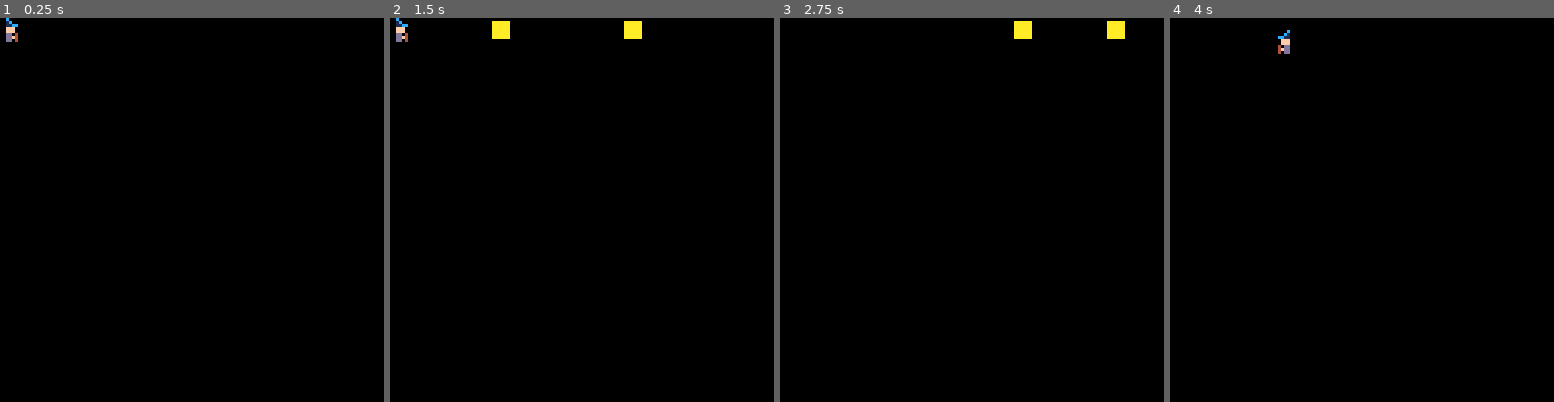
Above: before the commit, frames 1-4 (left to right).
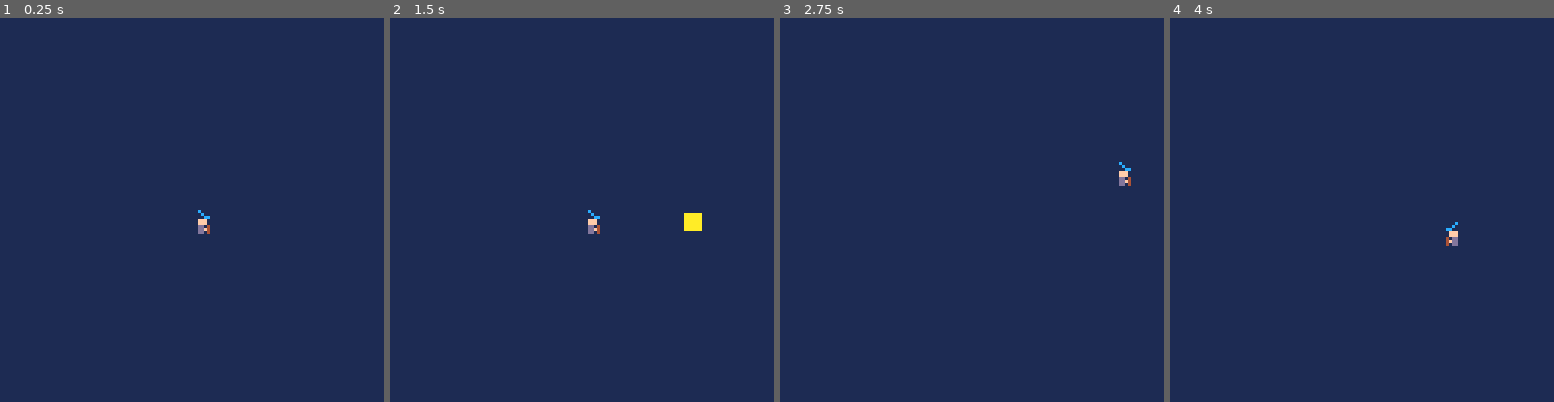
Above: after the commit, the same moments.

Repository: CRBroughton/pico-survivors
Game: PICO-8 cartridge pico-survivors.p8
Same seed, same stepped clock (60 frames per second), same inputs: the game is played once before the commit and once after it.
Inputs:
- Up to frame 1 (0.25 s): no input
- Up to frame 2 (1.5 s): tap X (X key) at 0.33, 1.07 s
- Up to frame 3 (2.75 s): hold Right 1.6-2.1 s; tap X (X key) at 1.85 s; hold Up 2.15-2.42 s; hold Right from 2.47 s (still down)
- Up to frame 4 (4 s): tap X (X key) at 2.97 s; release Right at 3.03 s; hold Left 3.08-3.58 s; hold Down 3.63-3.97 s

The runs differ from the first frame. In frame 1, 100% of the frame differs, in the area x 0-100%, y 0-100%; in frame 2, 100%; in frame 3, 100%; in frame 4, 100%.

Commit message:
fix: :bug: fix player positioning so player sprite can't run off screen

Diff:
--- a/main.lua
+++ b/main.lua
@@ -46,8 +46,8 @@
     player = {}
     player.new = function ()
         local self = {
-            x = 0,
-            y = 0,
+            x = 64,
+            y = 64,
             facing = 'right',
             currentSprite = 0,
             spriteLeft = 0,
@@ -88,28 +88,26 @@
         end
 
         function self.selectClass(className)
-            spr(self.classes.wizard.spriteLeft, self.x, self.y)
             self.spriteLeft = self.classes[className].spriteLeft
             self.spriteRight = self.classes[className].spriteRight
         end
 
         function self.draw()
-            cls()
             spr(self.currentSprite, self.x, self.y)
         end
 
         function self.move()
-            if btn(0) then
+            if btn(0) and player.x > 0 then
                 player.x -= 1
                 self.currentSprite = self.spriteLeft
                 self.facing = 'left'
-            elseif btn(1) then
+            elseif btn(1) and player.x < screenWidth - 8 then
                 player.x += 1
                 self.currentSprite = self.spriteRight
                 self.facing = 'right'
-            elseif btn(2) then
+            elseif btn(2) and player.y > 0 then
                 player.y -= 1
-            elseif btn(3) then
+            elseif btn(3) and player.y < screenHeight - 8 then
                 player.y += 1
             end
         end
@@ -127,7 +125,7 @@
 end
 
 function _draw()
-    cls()
+    cls(1)
     player.selectClass("wizard")
     player.draw()
     player.attack()
